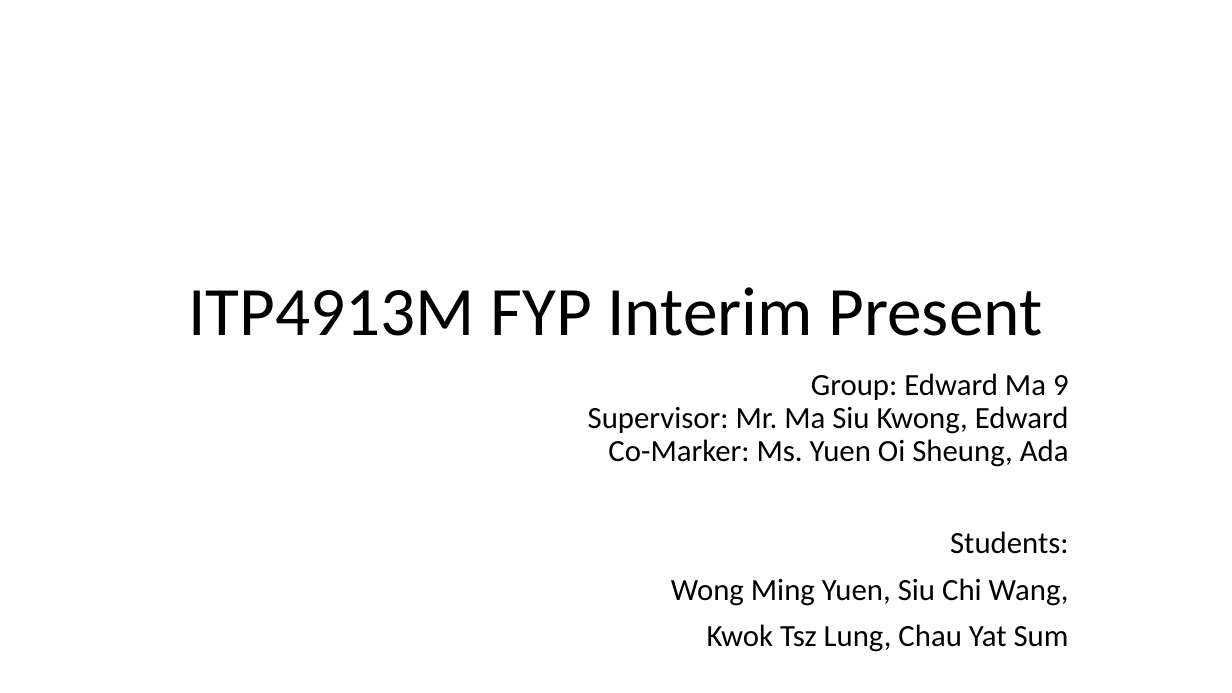
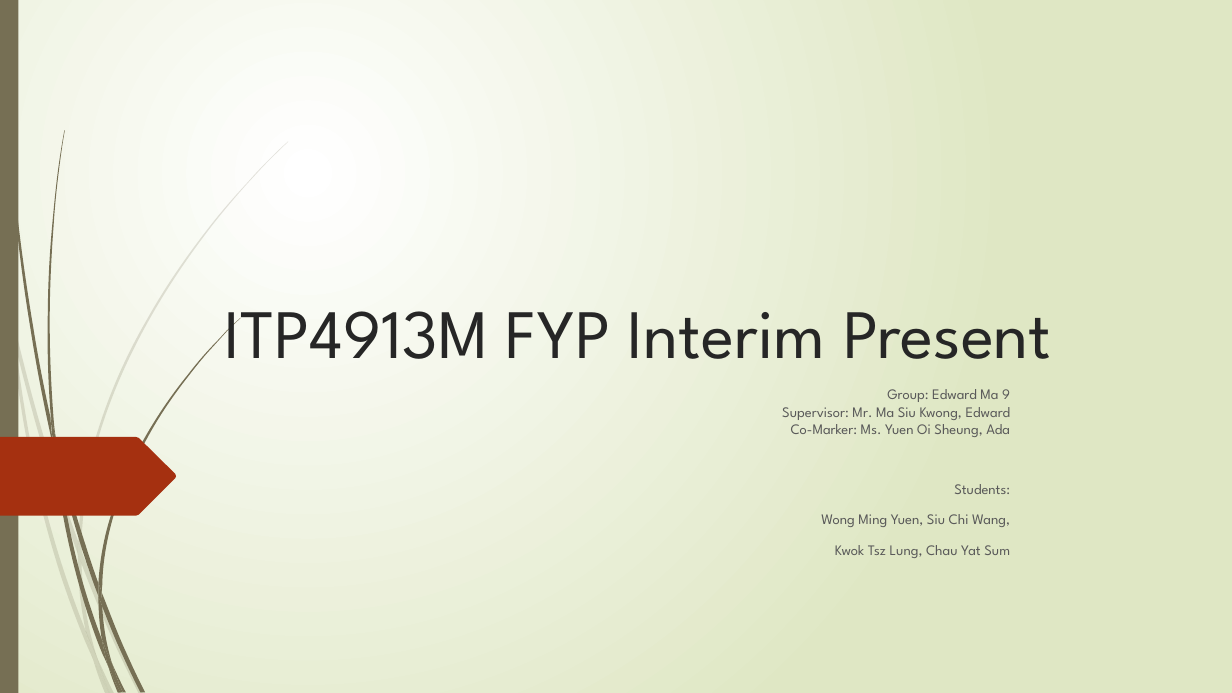
Before and after one commit to Ethan7102/FYP, a slide deck: slide 1 of FYP_document/Interim Report/Interim Report.pptx. Drawn at 1232x693 pixels with LibreOffice and Linux fonts; fonts in the diff are those of the drawing. Boxes give left, top, right and bottom in pixels: in the first picture for what was removed or moved away, otherwise in the second. Text is boxed around its words. In the diff, an @@ line names an element or a change of style, - is before the commit and + after.

```diff
--- a/FYP_document/Interim Report/Interim Report.pptx
+++ b/FYP_document/Interim Report/Interim Report.pptx
@@ background #FFFFFF to gradient #FFFFFF to #DFE8C4 @@
@@ rectangle added at (0, 0, 18, 693), fill #766F54 @@
@@ title "ITP4913M FYP Interim Present": place and size @@
-title "ITP4913M FYP Interim Present" at (189, 287, 1043, 336)
+title "ITP4913M FYP Interim Present" at (225, 311, 1052, 359)
@@ title "ITP4913M FYP Interim Present" at (225, 311, 1052, 359): font Calibri to League Spartan, text colour #000000 to #262626; alignment centre to left; line spacing 0.9 to 1 @@
@@ subtitle "Group: Edward Ma 9 Supervisor: ...": place and size @@
-subtitle "Group: Edward Ma 9 Supervisor: ..." at (588, 373, 1069, 652)
+subtitle "Group: Edward Ma 9 Supervisor: ..." at (782, 389, 1011, 558)
@@ subtitle "Group: Edward Ma 9 Supervisor: ..." at (782, 389, 1011, 558): size 24 to 11.2 pt, font Calibri to League Spartan, text colour #000000 to #595959; line spacing 0.9 to 1 @@
@@ freeform shape added at (0, 437, 177, 516), fill #A53010 @@
@@ group added at (0, 141, 288, 693): 10 freeform shapes @@
@@ group added at (3, 0, 240, 693): 12 freeform shapes @@
```
Also in this commit, not shown: 3 other slides changed, 14 slides added, 1 slide removed, 16 other files.
